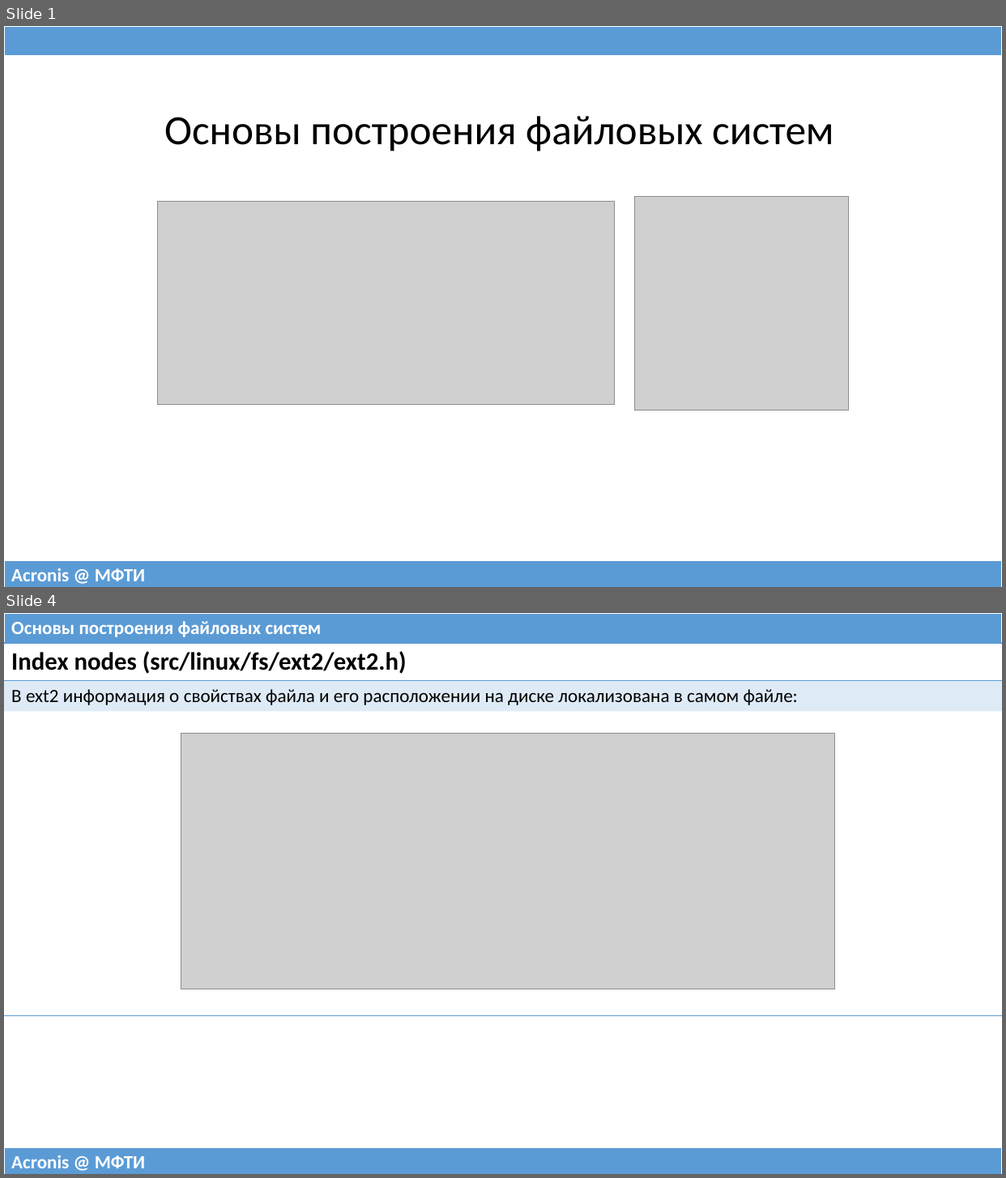
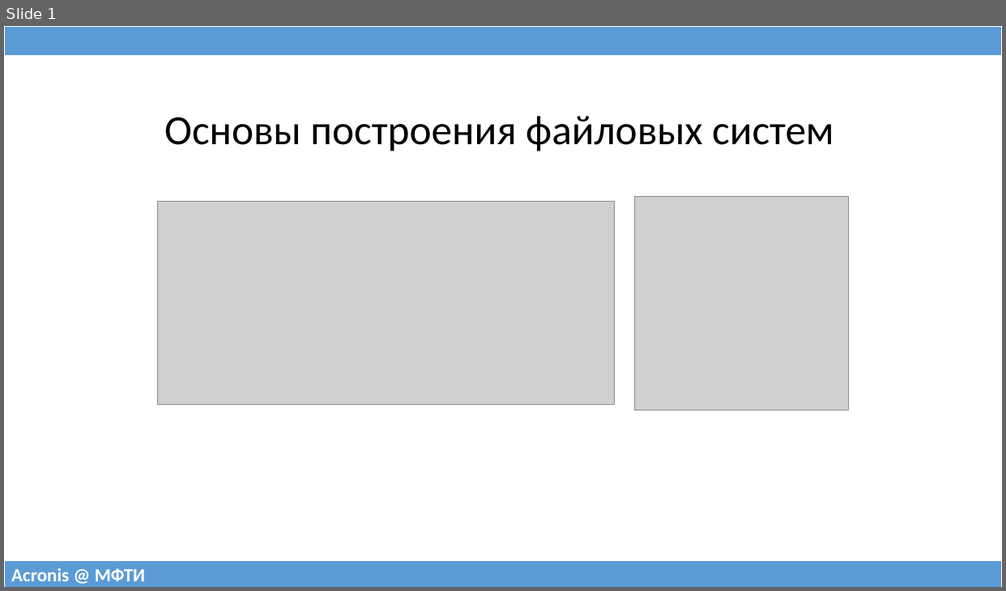
Before and after one commit to 75cc8545e7b021ed280ed0ef99fc7fc4/filesystems-101, a slide deck: talks/src/class04.pptx. Shown one above the other, each under a label of ours: slides 1 and 4 before the commit, slide 1 after it; the slides between them are not shown. The pictures are 1006x1178 and 1006x591 pixels, drawn with LibreOffice and Linux fonts; fonts in the diff are those of the drawing; grey boxes stand for pictures. Boxes give left, top, right and bottom in pixels: in the first picture for what was removed or moved away, otherwise in the second. Text is boxed around its words. In the diff, an @@ line names an element or a change of style, - is before the commit and + after.

```diff
--- a/talks/src/class04.pptx
+++ b/talks/src/class04.pptx
@@ slide 4 removed at (4, 613, 1002, 1174), background #FFFFFF @@
@@ table removed at (4, 613, 1002, 643), 1 rows, 1 columns @@
-Основы построения файловых систем
@@ table removed at (4, 643, 1002, 1010), 3 rows, 1 columns @@
-Index nodes (src/linux/fs/ext2/ext2.h)
-В ext2 информация о свойствах файла и его расположении на диске локализована в самом файле:
-
@@ picture removed at (181, 733, 835, 990) @@
@@ table removed at (4, 1148, 1002, 1174), 1 rows, 1 columns @@
-Acronis @ МФТИ
```
Also in this commit, not shown: 2 slides changed, 33 slides added, 26 other slides removed, 2 other files.
